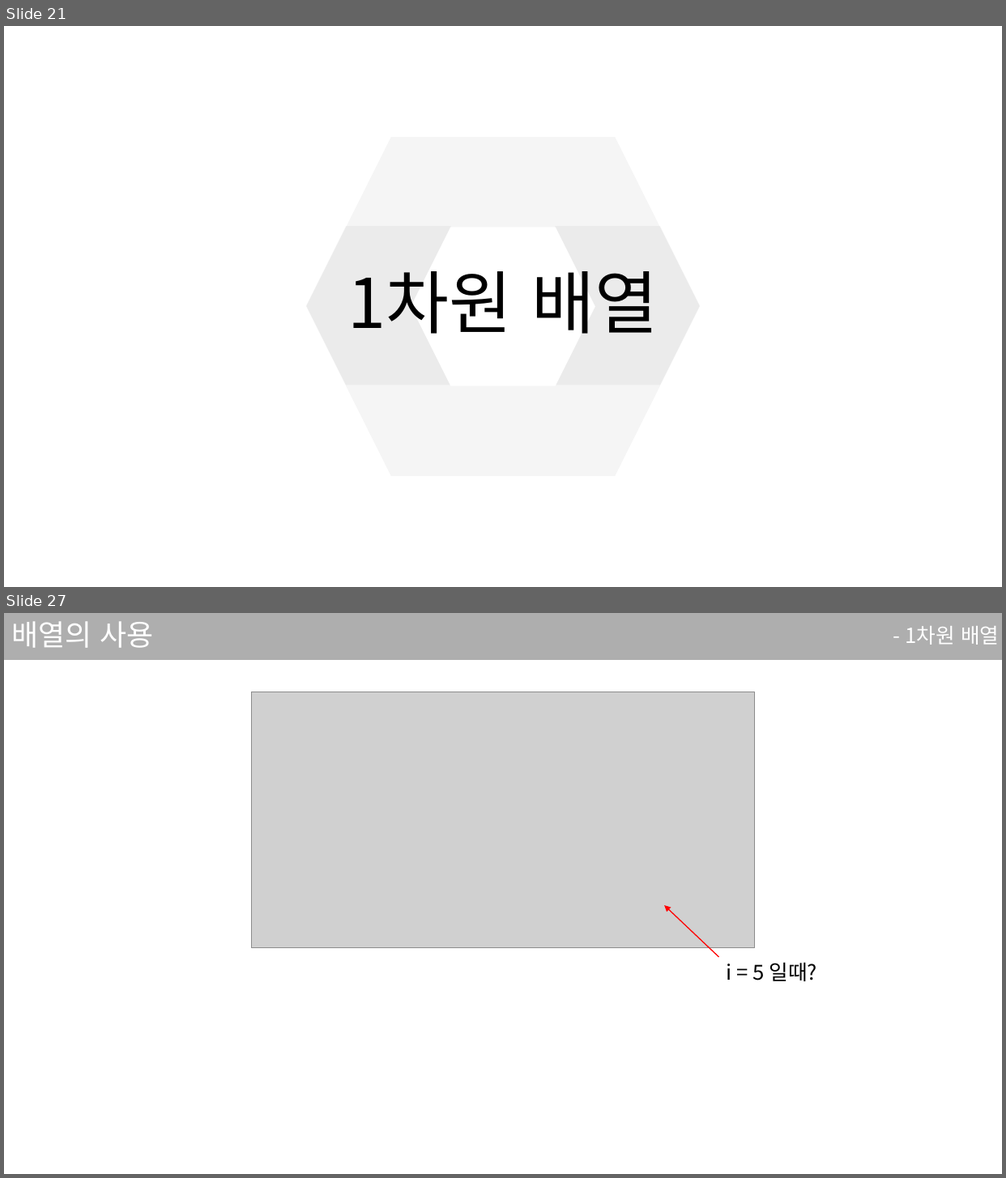
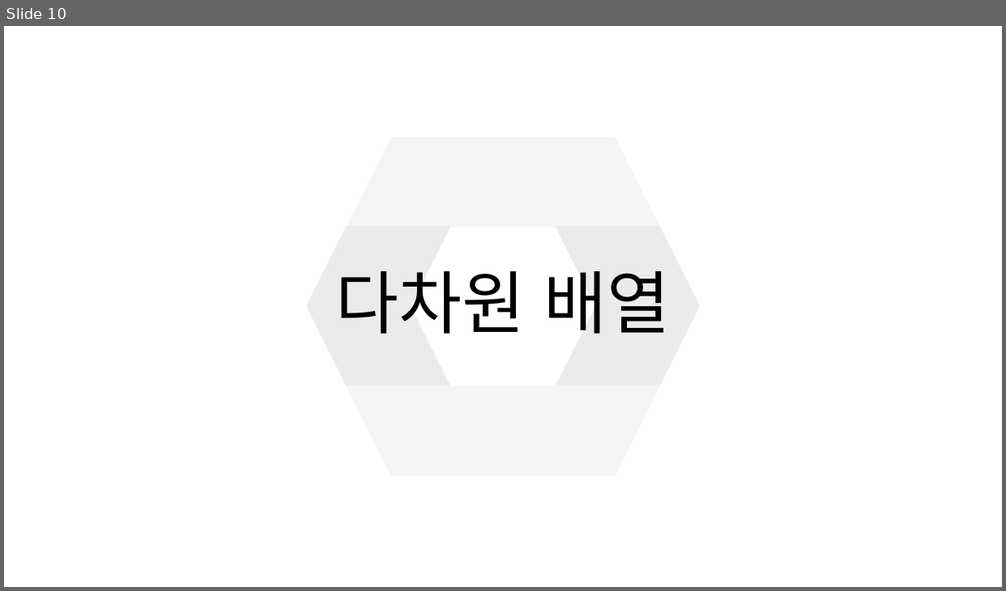
Before and after one commit to sjsjsj1246/EC_C_Language_Study, a slide deck: ppt/4강.pptx. Shown one above the other, each under a label of ours: slides 21 and 27 before the commit, slide 10 after it; the slides between them are not shown. The pictures are 1006x1178 and 1006x591 pixels, drawn with LibreOffice and Linux fonts; fonts in the diff are those of the drawing; grey boxes stand for pictures. Boxes give left, top, right and bottom in pixels: in the first picture for what was removed or moved away, otherwise in the second. Text is boxed around its words. In the diff, an @@ line names an element or a change of style, - is before the commit and + after.

```diff
--- a/ppt/4강.pptx
+++ b/ppt/4강.pptx
@@ slide 27 removed at <box>4,613,1002,1174</box>, background #FFFFFF @@
@@ rectangle removed at <box>4,613,1002,660</box> @@
@@ title removed at <box>11,621,153,648</box> @@
-배열의 사용
@@ text removed at <box>905,626,999,645</box> @@
-- 1차원 배열
@@ picture removed at <box>252,692,755,948</box> @@
@@ arrow removed from (719, 957) to (664, 905) @@
@@ text removed at <box>727,962,818,982</box> @@
-i = 5 일때?
@@ what was slide 21 is now slide 10 @@
@@ slide 10 changed as well @@
@@ title at <box>335,271,671,334</box>: text changed @@
-1차원 배열
+다차원 배열
```
Also in this commit, not shown: 1 other slide changed, 10 slides added, 35 other slides removed, 1 other file.
